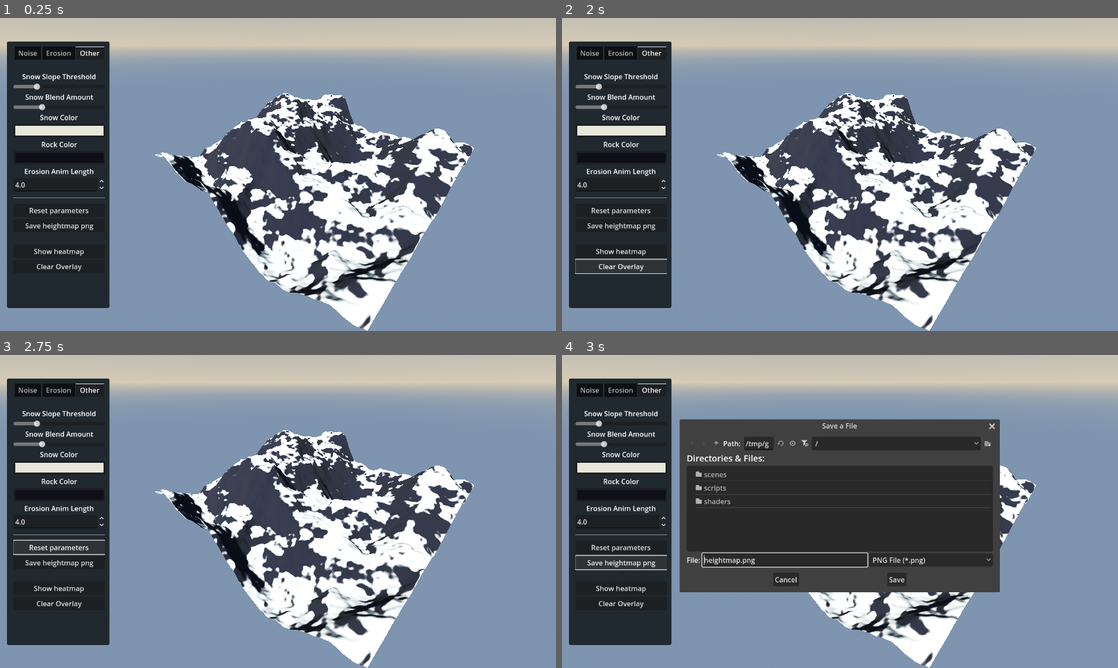
Above: before the commit, frames 1-4 (two rows, left to right).
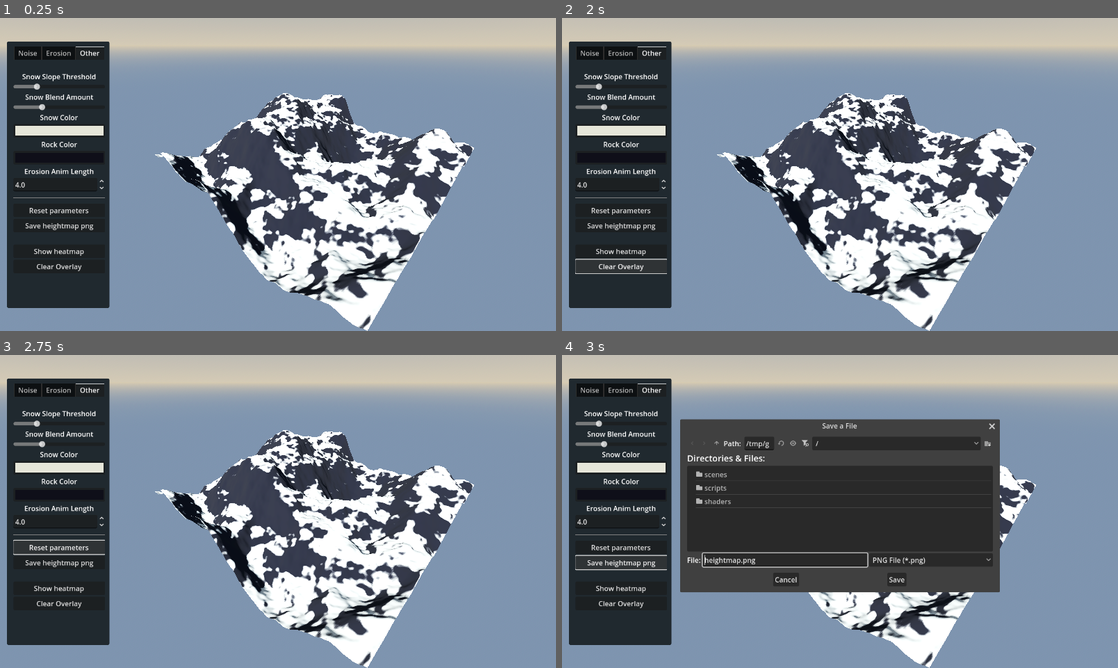
Above: after the commit, the same moments.

Repository: Atif85/erosion-sim
Game: Godot game, scene res://scenes/main.tscn
The game is run twice, just before and just after one commit, with the same random seed, the same clock (stepped at 60 frames per second) and the same inputs.
Inputs:
- Up to frame 1 (0.25 s): no input
- Up to frame 2 (2 s): click "Show heatmap" at 0.5 s; click "Clear Overlay" at 1.25 s
- Up to frame 3 (2.75 s): click "Reset parameters" at 2 s
- Up to frame 4 (3 s): click "Save heightmap png" at 2.75 s

Frames 1-3 are identical in both runs. In frame 4, 0.5% of the frame differs, in the area x 21-47%, y 20-76%.

Commit message:
added readme

Diff:
--- a/scripts/main.gd
+++ b/scripts/main.gd
@@ -97,9 +97,15 @@
 
 func hydraulic_erode():
 	var time_start_erode = Time.get_ticks_usec()
-
-	var before = orignal_map_data.duplicate()
-	eroded_map_data = hydraulic_erosion_node.erode_with_gpu(orignal_map_data, mapSizeWithBorder)
+	var before = null
+
+	if not have_eroded:
+		before = orignal_map_data.duplicate()
+	else:
+
+		before = eroded_map_data.duplicate()
+
+	eroded_map_data = hydraulic_erosion_node.erode_with_gpu(before, mapSizeWithBorder)
 
 	# Update erosion_heatmap (difference per cell)
 	for i in range(orignal_map_data.size()):
Not shown, added: LICENSE
Not shown, added: Readme.md
